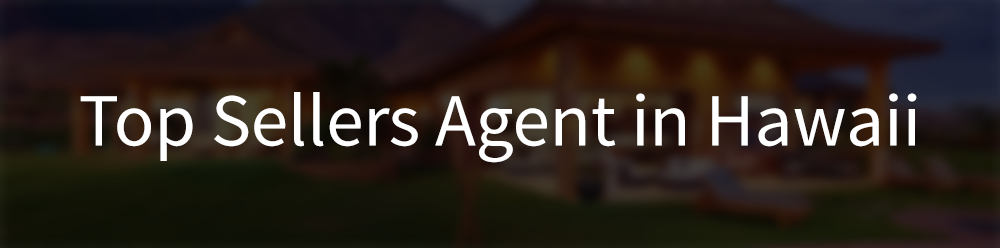
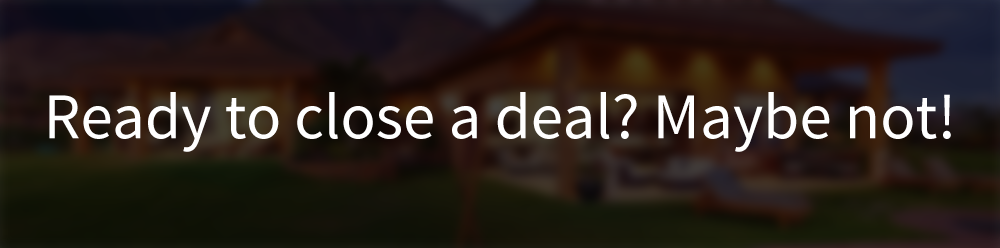
Revision of a layered 1000 x 248 image; what changed, layer by layer:
renamed "Top Sellers Agent in Hawaii" to "Ready to close a deal? Maybe not!", painted on it over [49, 92, 951, 163]
